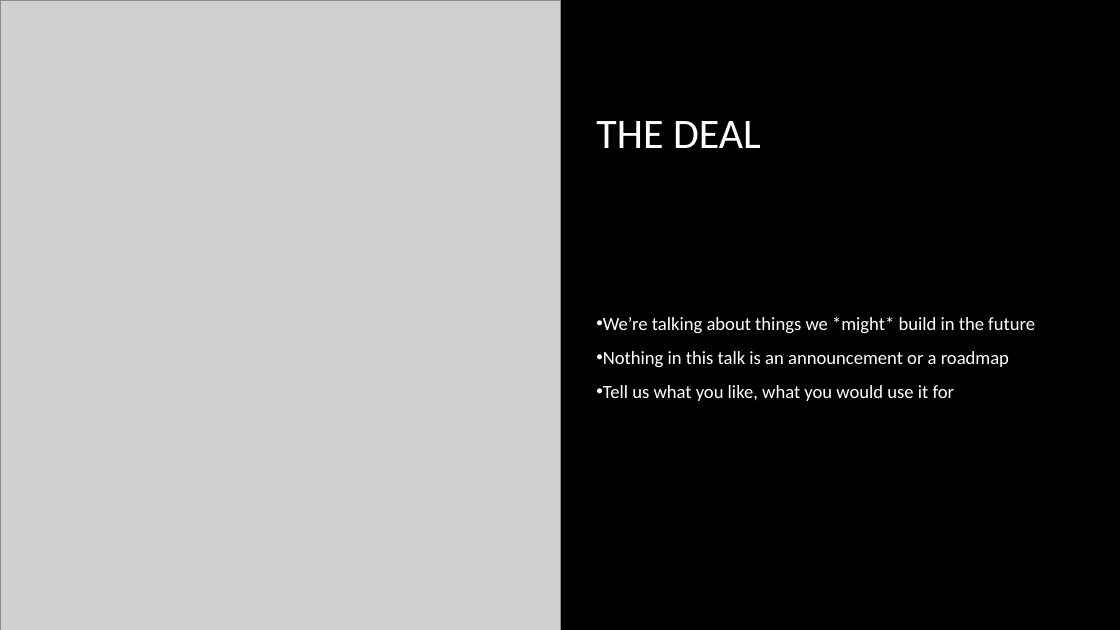
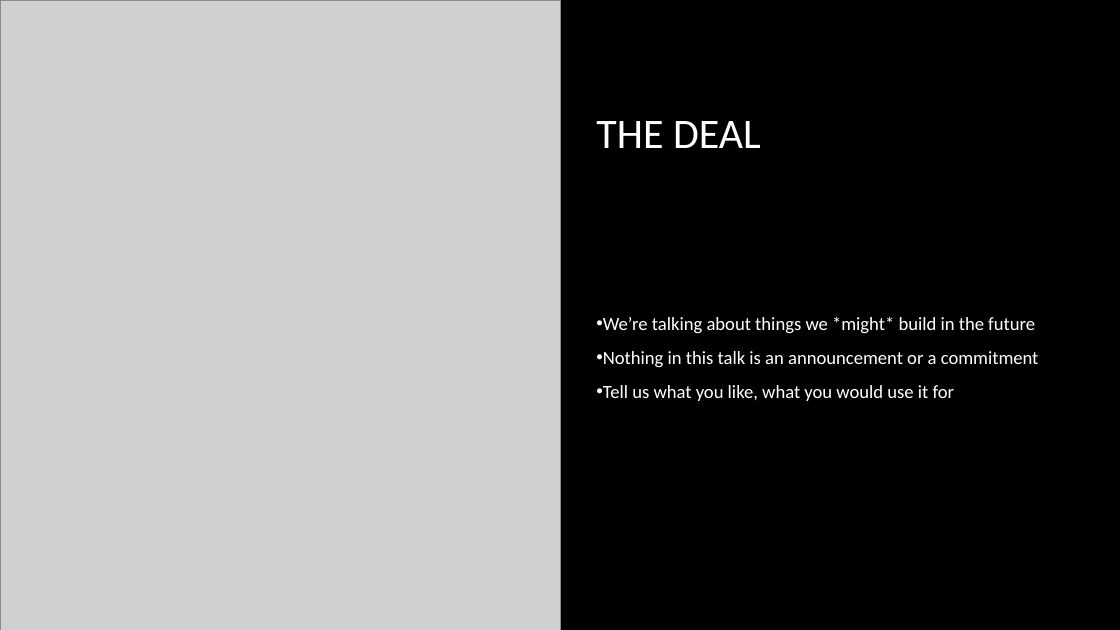
Before and after one commit to rynowak/Presentations, a slide deck: slide 4 of 2019/NDCSyndey/slides.pptx (slide 3 before the commit). Drawn at 1120x630 pixels with LibreOffice and Linux fonts; fonts in the diff are those of the drawing; grey boxes stand for pictures; background and template pictures are left out. Boxes give left, top, right and bottom in pixels: in the first picture for what was removed or moved away, otherwise in the second. Text is boxed around its words. In the diff, an @@ line names an element or a change of style, - is before the commit and + after.

```diff
--- a/2019/NDCSyndey/slides.pptx
+++ b/2019/NDCSyndey/slides.pptx
@@ text at box(603, 351, 1039, 368): text changed @@
-• Nothing in this talk is an announcement or a roadmap
+• Nothing in this talk is an announcement or a commitment
```
Also in this commit, not shown: 11 other slides changed, 5 slides added.
